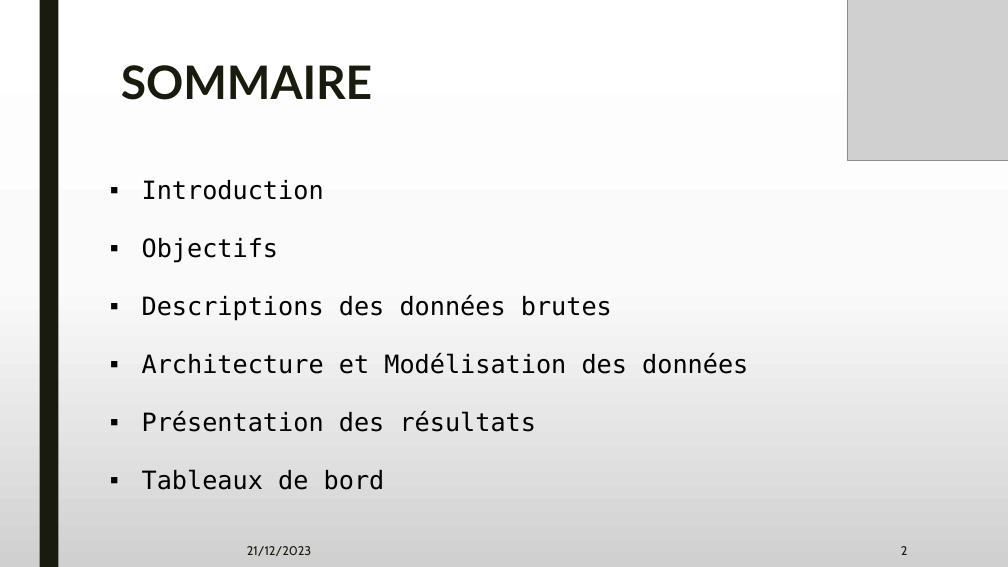
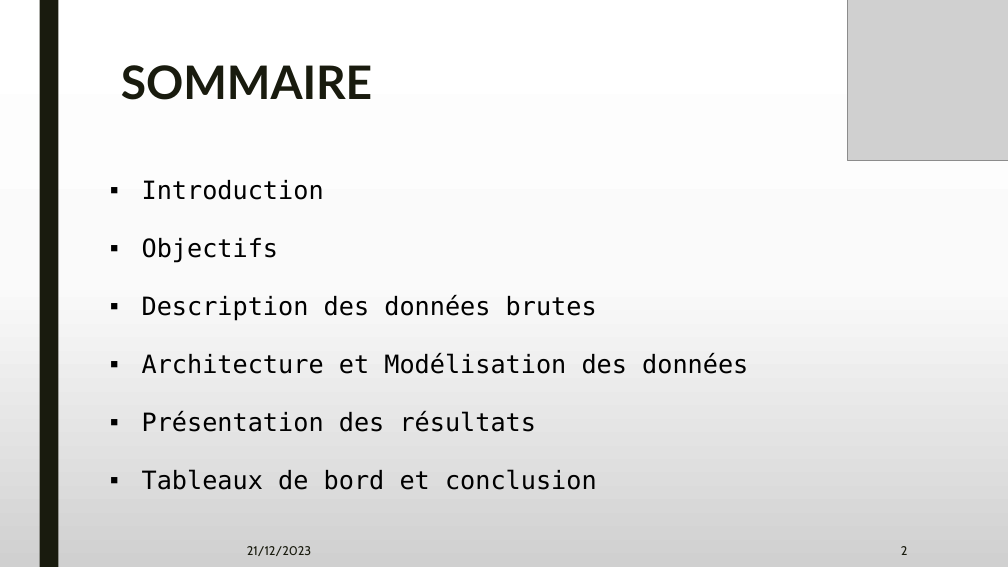
Before and after one commit to Noetiks/Projet-Final, a slide deck: slide 2 of Projet_BigData_Groupe3.pptx. Drawn at 1008x567 pixels with LibreOffice and Linux fonts; fonts in the diff are those of the drawing; grey boxes stand for pictures. Boxes give left, top, right and bottom in pixels: in the first picture for what was removed or moved away, otherwise in the second. Text is boxed around its words. In the diff, an @@ line names an element or a change of style, - is before the commit and + after.

```diff
--- a/Projet_BigData_Groupe3.pptx
+++ b/Projet_BigData_Groupe3.pptx
@@ text at [142, 295, 597, 321]: text changed @@
-▪ Descriptions des données brutes
+▪ Description des données brutes
@@ text at [142, 469, 597, 490]: text changed @@
-▪ Tableaux de bord
+▪ Tableaux de bord et conclusion
```
Also in this commit, not shown: 4 other slides changed.
